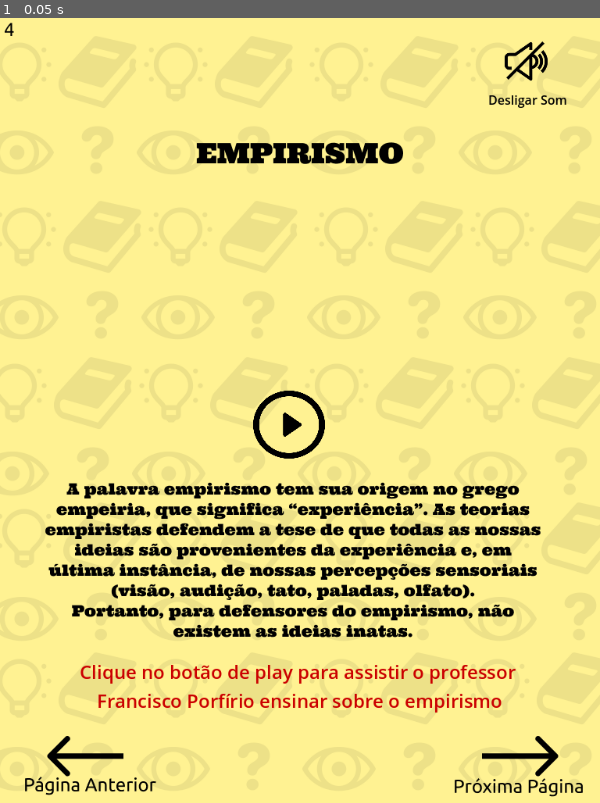
Above: before the commit, frame 1.
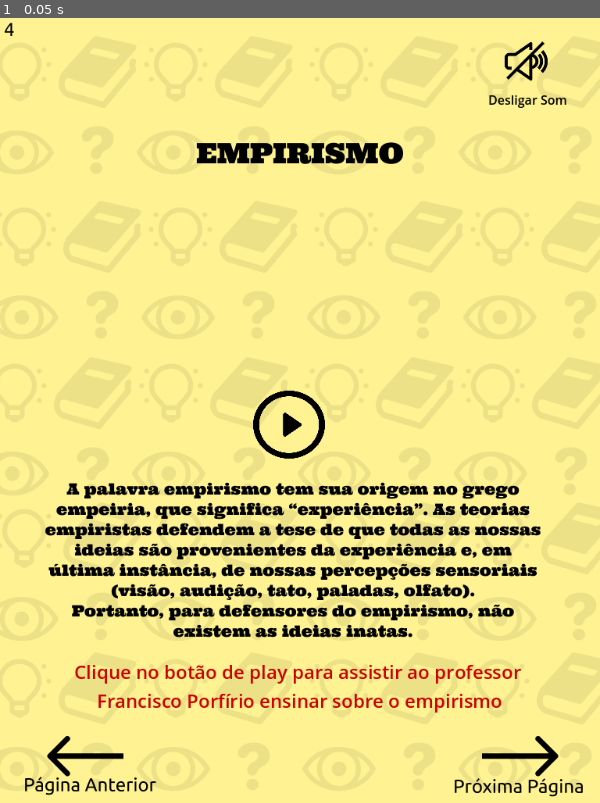
Above: after the commit, the same moment.

Repository: sandrovscarneiro/livro-interativo
Game: Godot game, scene res://cenas/pagina_4.tscn
Two runs of this game, one before a commit and one after it. Both use one fixed random seed, a clock stepped at 60 frames per second and the inputs below. This scene is started directly instead of the project's main scene. Sound files missing from this copy of the repository are replaced by a short silence.
Inputs:
- Up to frame 1 (0.05 s): no input

The runs differ from the first frame. In frame 1, 0.8% of the frame differs, in the area x 12-87%, y 82-85%.

Commit message:
sons capa e contracapa

Diff:
--- a/cenas/contracapa.tscn
+++ b/cenas/contracapa.tscn
@@ -7,7 +7,7 @@
 [ext_resource type="Script" uid="uid://ct3iipwyh3wki" path="res://scripts/btn_voltar_inicio.gd" id="5_lfdvd"]
 [ext_resource type="Texture2D" uid="uid://cgb200g3bj7dc" path="res://assets/imagens/btn_som_desligar.png" id="6_27nbg"]
 [ext_resource type="Script" uid="uid://ealxwk1jt2js" path="res://scripts/btn_som.gd" id="7_dyo67"]
-[ext_resource type="AudioStream" uid="uid://mghxy45xbcms" path="res://assets/sons/capa.mp3" id="8_53exu"]
+[ext_resource type="AudioStream" uid="uid://dgxp77dfmxoe1" path="res://assets/sons/contracapa.mp3" id="8_27nbg"]
 [ext_resource type="Script" uid="uid://d2187rgv385j5" path="res://scripts/audio_stream_player.gd" id="9_wwfav"]
 
 [node name="Contracapa" type="Node2D"]
@@ -44,7 +44,7 @@
 metadata/_edit_use_anchors_ = true
 
 [node name="AudioStreamPlayer" type="AudioStreamPlayer" parent="."]
-stream = ExtResource("8_53exu")
+stream = ExtResource("8_27nbg")
 script = ExtResource("9_wwfav")
 
 [connection signal="pressed" from="btn_pag_anterior" to="btn_pag_anterior" method="_on_pressed"]
--- a/cenas/pagina_4.tscn
+++ b/cenas/pagina_4.tscn
@@ -74,7 +74,7 @@
 offset_top = 820.0
 offset_right = 767.0
 offset_bottom = 891.0
-text = "Clique no botão de play para assistir o professor
+text = "Clique no botão de play para assistir ao professor
 Francisco Porfírio ensinar sobre o empirismo"
 label_settings = SubResource("LabelSettings_puko7")
 horizontal_alignment = 1
--- /dev/null
+++ b/scripts/angry_point.gd
@@ -0,0 +1,7 @@
+extends Node3D
+
+@onready var anim_player = $AnimationPlayer;
+
+func _input(event):
+	if event is InputEventScreenTouch:
+		anim_player.play("mixamo_com")
Not shown, added: assets/sons/contracapa.mp3.import
Not shown, added: scripts/angry_point.gd.uid
Not shown, changed: assets/sons/capa.mp3
Not shown, added: assets/sons/contracapa.mp3
